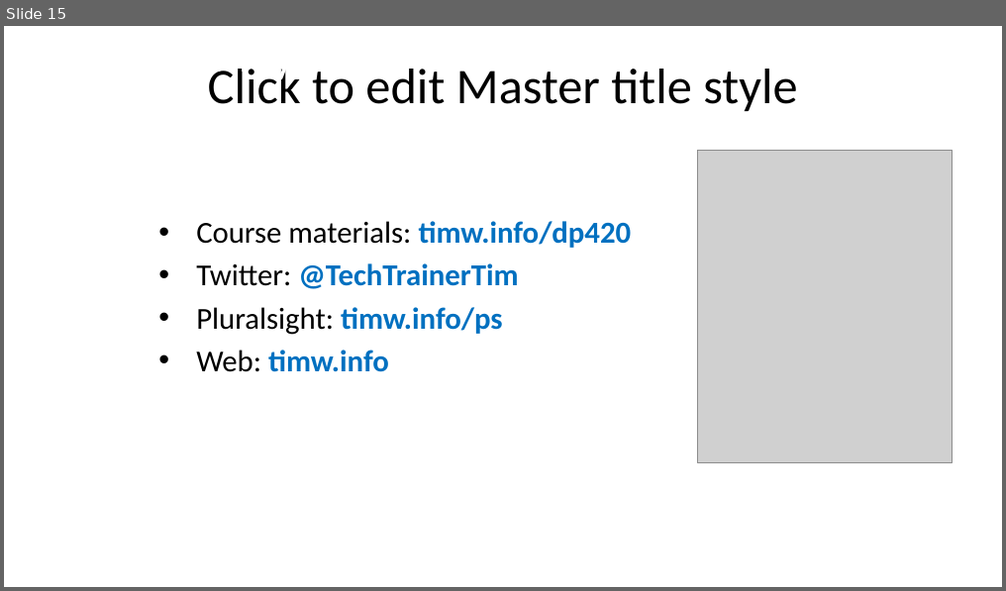
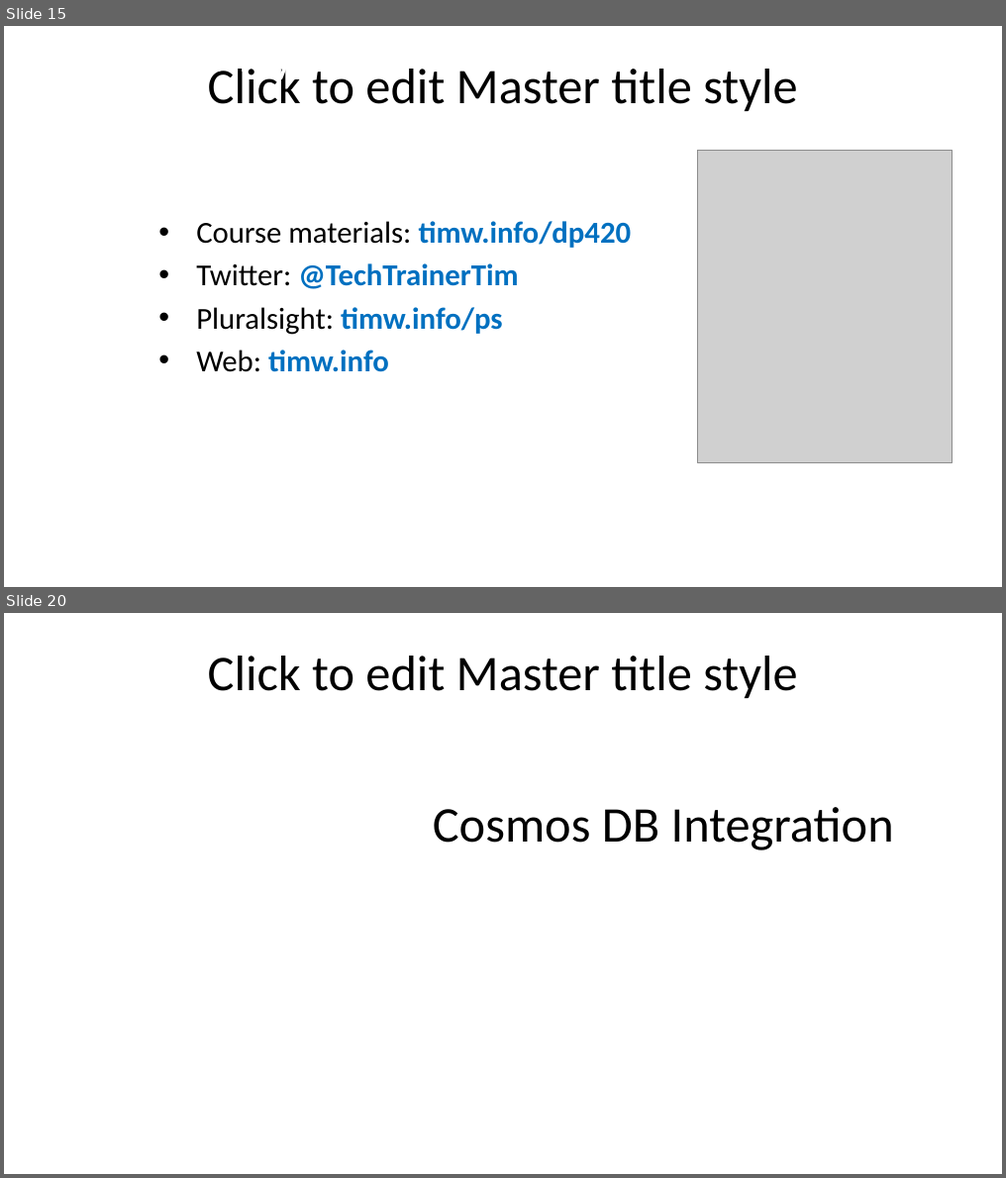
Before and after one commit to timothywarner/dp420, a slide deck: warner-DP-420-slides.pptx. Shown one above the other, each under a label of ours: slide 15 before the commit, slides 15 and 20 after it; the slides between them are not shown. The pictures are 1006x591 and 1006x1178 pixels, drawn with LibreOffice and Linux fonts; fonts in the diff are those of the drawing; grey boxes stand for pictures; background and template pictures are left out. Boxes give left, top, right and bottom in pixels: in the first picture for what was removed or moved away, otherwise in the second. Text is boxed around its words. In the diff, an @@ line names an element or a change of style, - is before the commit and + after.

```diff
--- a/warner-DP-420-slides.pptx
+++ b/warner-DP-420-slides.pptx
@@ slide 20 added at [4, 613, 1002, 1174], background picture (left out); not listed: 1 template element that a slide beside it also shows @@
@@ title added at [433, 807, 894, 851], 36 pt, text #000000 @@
+Cosmos DB Integration
```
Also in this commit, not shown: 2 slides changed, 7 other slides added, 1 slide removed, 2 other files.
